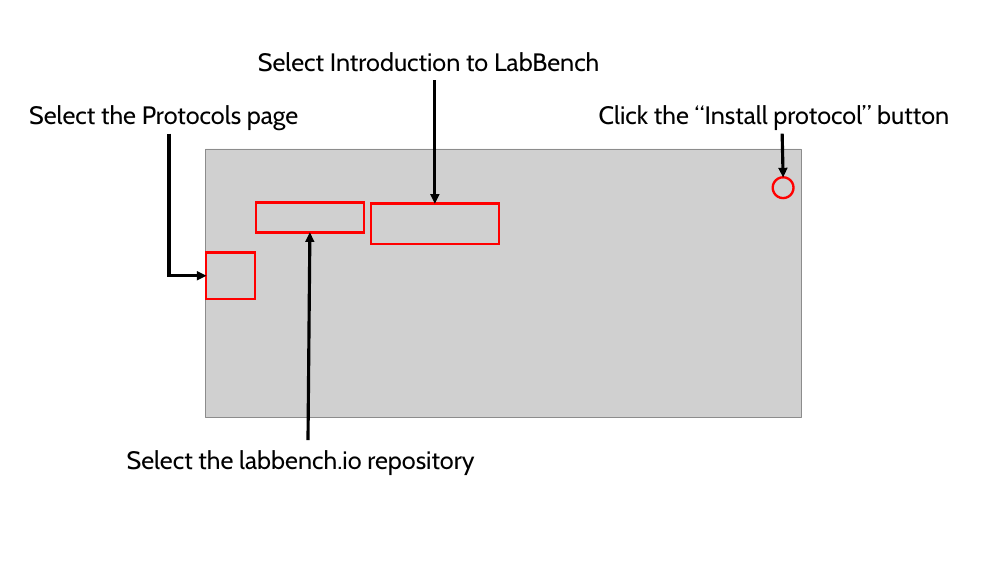
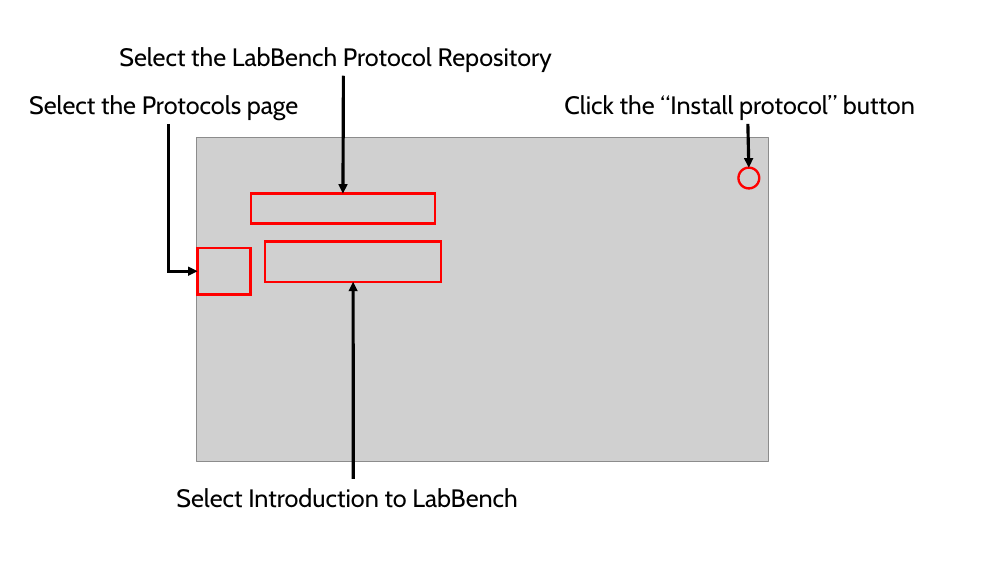
Before and after one commit to LabBench-Society/Protocols, a slide deck: slide 6 of intro.labbench/Illustrations/Illustrations (Introduction to LabBench).pptx. Drawn at 1008x567 pixels with LibreOffice and Linux fonts; fonts in the diff are those of the drawing; grey boxes stand for pictures. Boxes give left, top, right and bottom in pixels: in the first picture for what was removed or moved away, otherwise in the second. Text is boxed around its words. In the diff, an @@ line names an element or a change of style, - is before the commit and + after.

Commit message:
Work on the intro protocol

```diff
--- a/intro.labbench/Illustrations/Illustrations (Introduction to LabBench).pptx
+++ b/intro.labbench/Illustrations/Illustrations (Introduction to LabBench).pptx
@@ text at [119,47,552,72]: text changed @@
-Select the labbench.io repository
+Select the LabBench Protocol Repository
@@ text "Select the Protocols page": place and size @@
-text "Select the Protocols page" at [29,105,299,130]
+text "Select the Protocols page" at [29,95,299,120]
@@ arrow moved from (308, 440) - (310, 233) to (343, 76) - (343, 194) @@
@@ elbow arrow moved from (169, 134) - (206, 276) to (169, 124) - (197, 271) @@
@@ picture: place and size @@
-picture at [206,149,801,417]
+picture at [197,137,768,461]
@@ 1 text, 1 ellipse, 1 arrow: place and size @@
-1 text, 1 ellipse, 1 arrow at [599,105,949,199]
+1 text, 1 ellipse, 1 arrow at [564,95,915,189]
@@ rectangle: place and size @@
-rectangle at [256,203,364,233]
+rectangle at [251,194,435,224]
@@ rectangle: place and size @@
-rectangle at [206,253,256,299]
+rectangle at [197,248,250,294]
@@ rectangle: place and size @@
-rectangle at [371,203,499,243]
+rectangle at [265,242,442,282]
@@ arrow moved from (435, 80) - (435, 203) to (353, 479) - (353, 282) @@
@@ text "Select Introduction to LabBench": place and size @@
-text "Select Introduction to LabBench" at [258,52,599,72]
+text "Select Introduction to LabBench" at [176,488,517,508]
```
Also in this commit, not shown: 1 other slide changed, 1 slide added, 1 slide removed, 4 other files.
